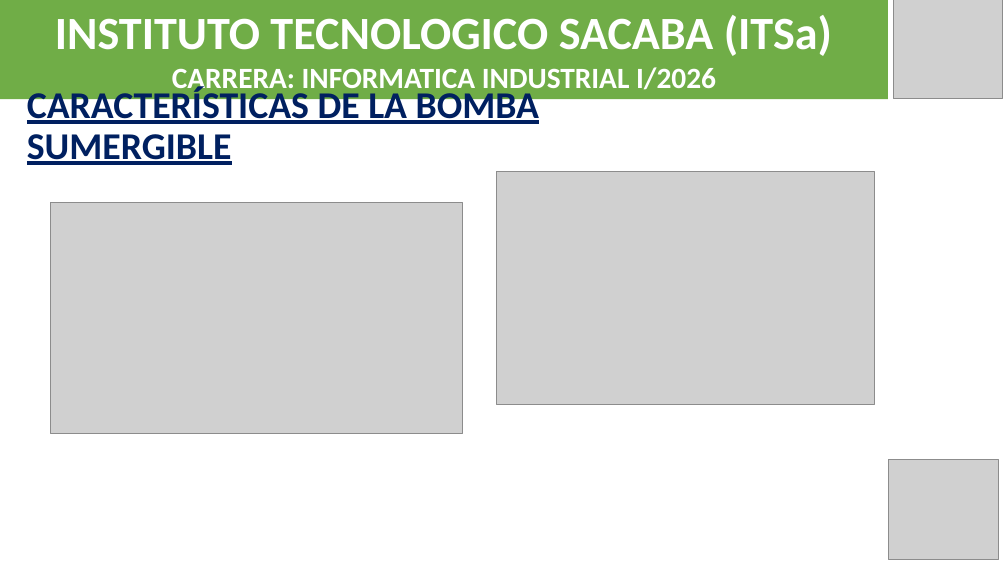
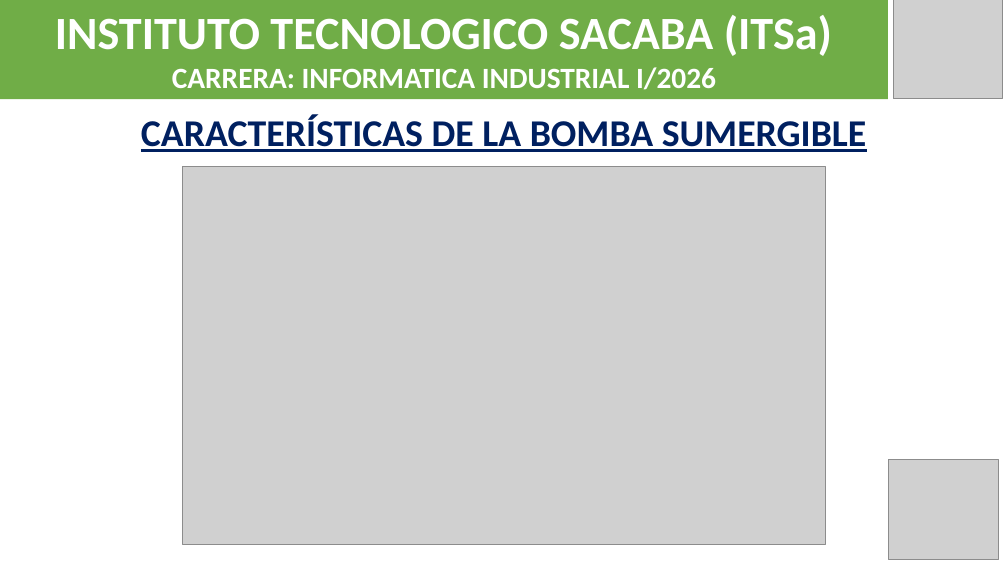
Before and after one commit to Jose12300552/quinta-verde-flow, a slide deck: slide 17 of PRESENTACION_SARQUE.pptx. Drawn at 1008x567 pixels with LibreOffice and Linux fonts; fonts in the diff are those of the drawing; grey boxes stand for pictures. Boxes give left, top, right and bottom in pixels: in the first picture for what was removed or moved away, otherwise in the second. Text is boxed around its words. In the diff, an @@ line names an element or a change of style, - is before the commit and + after.

```diff
--- a/PRESENTACION_SARQUE.pptx
+++ b/PRESENTACION_SARQUE.pptx
@@ text "CARACTERÍSTICAS DE LA BOMBA SUMERGIBLE": place and size @@
-text "CARACTERÍSTICAS DE LA BOMBA SUMERGIBLE" at box(27, 86, 539, 165)
+text "CARACTERÍSTICAS DE LA BOMBA SUMERGIBLE" at box(141, 115, 867, 152)
@@ text "CARACTERÍSTICAS DE LA BOMBA SUMERGIBLE" at box(141, 115, 867, 152): alignment left to centre @@
@@ picture: place and size @@
-picture at box(51, 203, 463, 433)
+picture at box(183, 166, 826, 544)
@@ picture removed at box(497, 171, 875, 405) @@
```
Also in this commit, not shown: 21 other slides changed, 2 other files.
